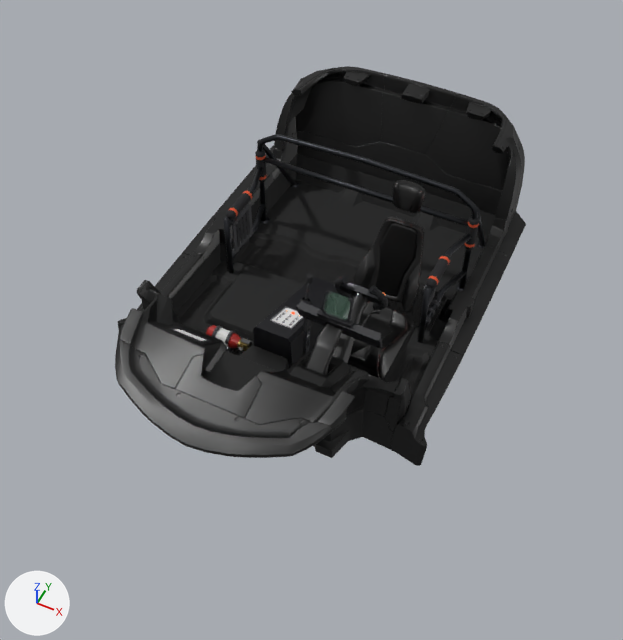
A saved change to the FBX model Assets/01RAEHYEON/AventadorTransplant/v3_cockpit.fbx.
One viewpoint serves both versions: a 50 mm lens placed at (6.29, -13.75, 14.33), pointed at (0.1, -1.36, -1.15). Arrows for +X, +Y and +Z are at lower left; the lights stay in place. The first picture is the older version. Where no turn or scale is listed for an object, it has been applied to the vertices.

In view in the first picture: 'CentreConsole', 'Int_C_009', 'RollCage', 'interior', 'interior.021', 'interior.032', 'interior.033', 'interior.034', 'interior.036', 'interior.037', 'interior.038', 'interior.039' and 39 more.
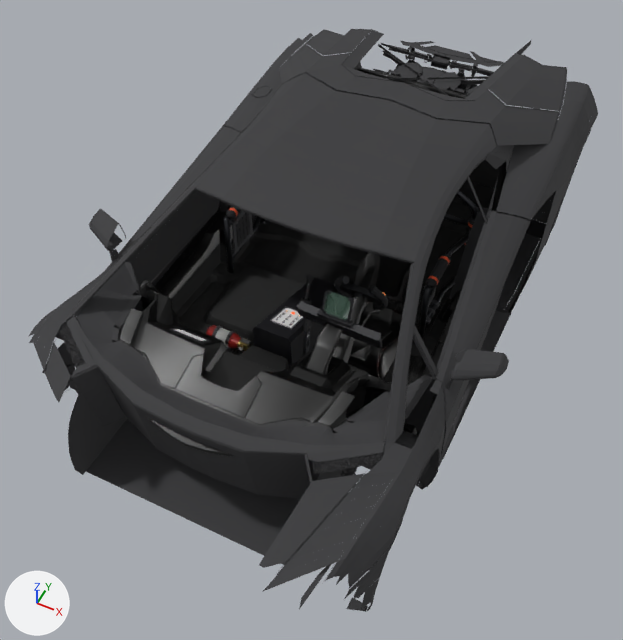
Location of each change, (x1, y1, x2, y2) in pixels of the pictures (623 x 640 px):
'Body_Interior', added: after (29, 29, 598, 612)
'Cowl_Bridge', added: after (77, 262, 433, 445)
'interior', unchanged, covered by the edit: before (274, 66, 525, 220); after (319, 67, 519, 214)
'interior.032', unchanged, covered by the edit: before (115, 340, 333, 458); after (119, 340, 332, 457)
'interior.039', unchanged, covered by the edit: before (251, 131, 526, 256); after (452, 180, 520, 217)
'interior.037', unchanged, covered by the edit: before (182, 171, 511, 357); after (182, 205, 466, 343)

What changed in the scene script:
```text
Add mat_body_interior:
    mat_body_interior = principled_material('Body_Interior')
    mat_body_interior.base_color = (0.035, 0.035, 0.038)  # dark grey #353537
    mat_body_interior.roughness = 0.8
Add me_cowl_bridge:
    me_cowl_bridge.from_pydata(...)  # 463 vertices, 378 faces; spans x -3.71..3.71, y -6.22..-3.13, z -1.54..0.96
    me_cowl_bridge.materials.append(mat_body_interior)  # dark grey #353537
Add me_body_interior:
    me_body_interior.from_pydata(...)  # 30150 vertices, 7317 faces; spans x -5.0..5.0, y -8.4..9.0, z -2.1..2.5
    me_body_interior.materials.append(mat_body_interior)  # dark grey #353537
Add ob_cowl_bridge:
    ob_cowl_bridge = bpy.data.objects.new('Cowl_Bridge', me_cowl_bridge)
    ob_cowl_bridge.location = (0.0, 0.0, 0.0)
Add ob_body_interior:
    ob_body_interior = bpy.data.objects.new('Body_Interior', me_body_interior)
    ob_body_interior.location = (0.0, 0.0, 0.0)
```
